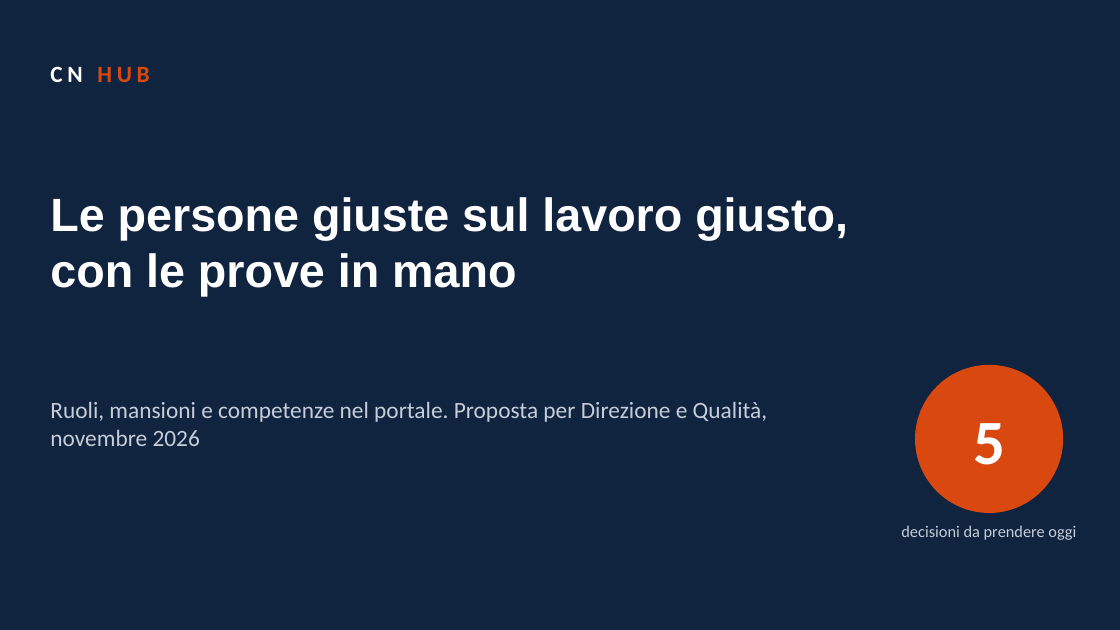
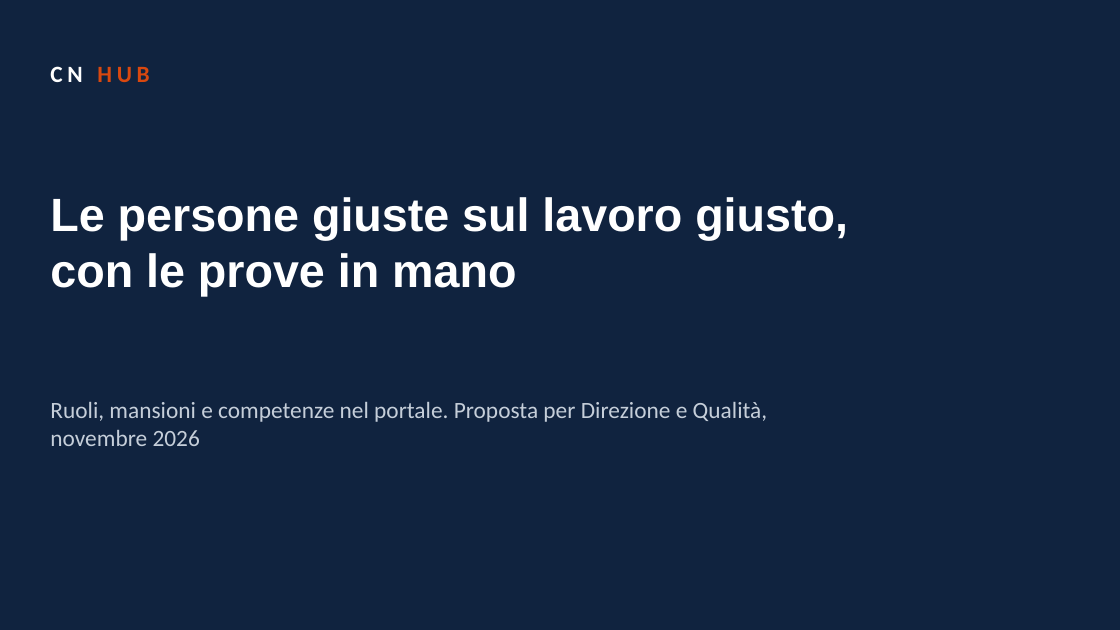
Before and after one commit to brividich/CRM-Brizio, a slide deck: slide 1 of docs/feasibility/ruoli-mansioni-competenze/Fattibilita_RMC_Presentazione.pptx. Drawn at 1120x630 pixels with LibreOffice and Linux fonts; fonts in the diff are those of the drawing. Boxes give left, top, right and bottom in pixels: in the first picture for what was removed or moved away, otherwise in the second. Text is boxed around its words. In the diff, an @@ line names an element or a change of style, - is before the commit and + after.

```diff
--- a/docs/feasibility/ruoli-mansioni-competenze/Fattibilita_RMC_Presentazione.pptx
+++ b/docs/feasibility/ruoli-mansioni-competenze/Fattibilita_RMC_Presentazione.pptx
@@ ellipse removed at [916, 365, 1063, 513] @@
@@ text removed at [973, 423, 1005, 465] @@
-5
@@ text removed at [901, 525, 1076, 540] @@
-decisioni da prendere oggi
```
Also in this commit, not shown: 3 other slides changed, 3 slides added, 8 slides removed, 17 other files.
